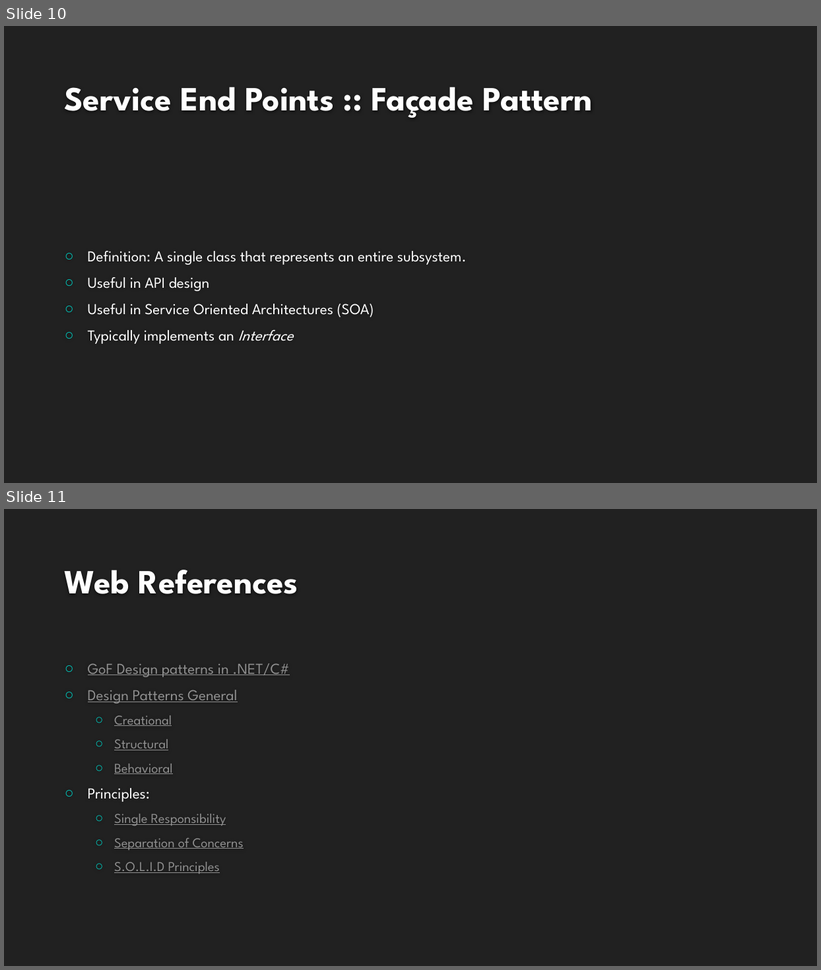
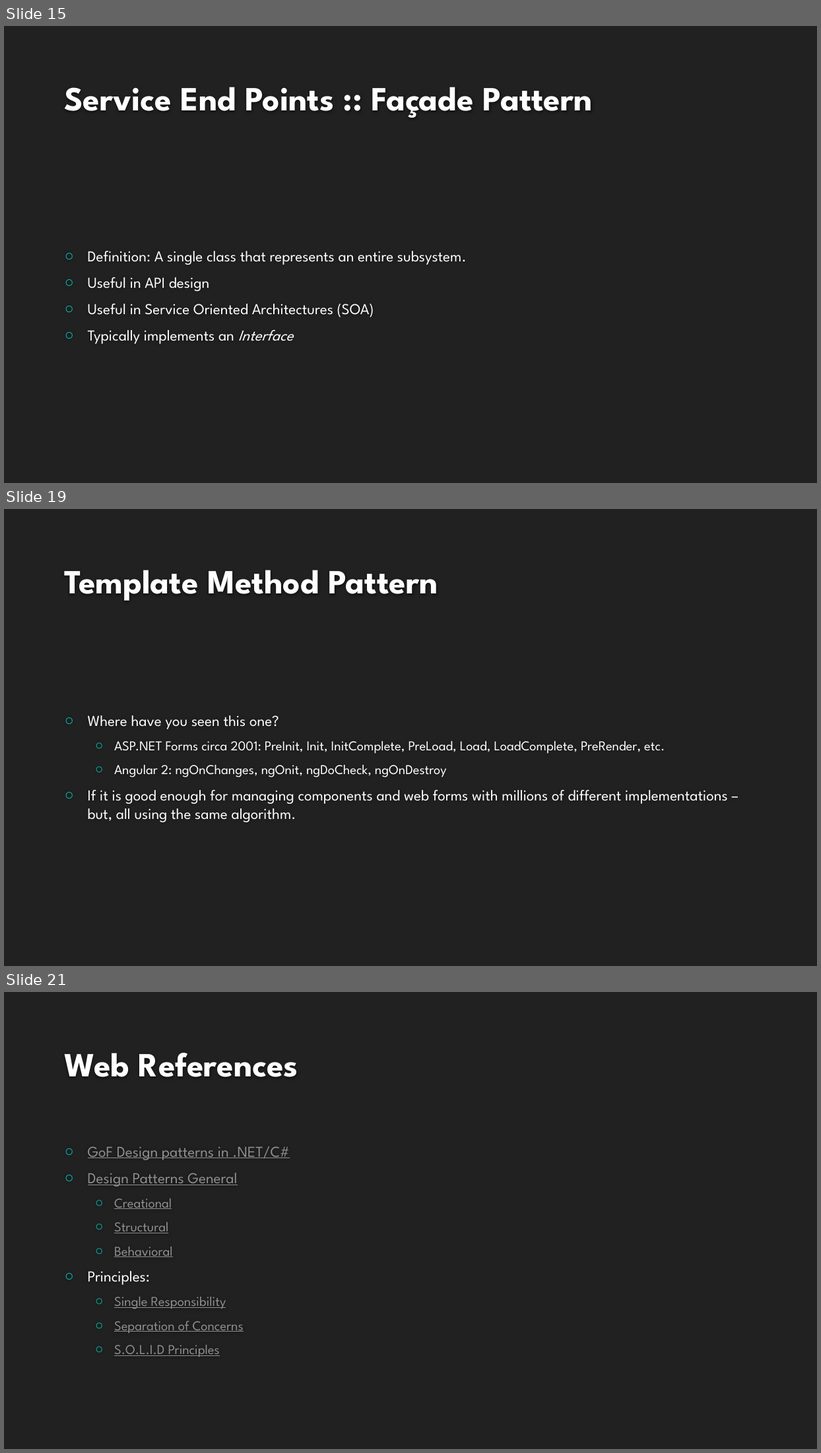
Before and after one commit to buildmotion/better-business-logic-with-typescript, a slide deck: Presentation/Better Business Logic with Typescript.pptx. Shown one above the other, each under a label of ours: slides 10 and 11 before the commit, slides 15, 19 and 21 after it; the slides between them are not shown. The pictures are 821x970 and 821x1453 pixels, drawn with LibreOffice and Linux fonts; fonts in the diff are those of the drawing; background and template pictures are left out. Boxes give left, top, right and bottom in pixels: in the first picture for what was removed or moved away, otherwise in the second. Text is boxed around its words. In the diff, an @@ line names an element or a change of style, - is before the commit and + after.

Commit message:
initial commit of the template-method pattern example;

```diff
--- a/Presentation/Better Business Logic with Typescript.pptx
+++ b/Presentation/Better Business Logic with Typescript.pptx
@@ slide 19 added at bbox=[4, 509, 817, 966], background #212121 @@
@@ title added at bbox=[64, 570, 438, 601], 40 pt, text #FEFEFE, bold @@
+Template Method Pattern
@@ text added at bbox=[88, 716, 728, 823], 18 pt, text #FFFFFF @@
+○ Where have you seen this one?
+  ○ ASP.NET Forms circa 2001: PreInit, Init, InitComplete, PreLoad, Load, LoadComplete, PreRender, etc.
+  ○ Angular 2: ngOnChanges, ngOnit, ngDoCheck, ngOnDestroy
+○ If it is good enough for managing components and web forms with millions of different implementations – but, all using the same algorithm.
@@ what was slide 10 is now slide 15 @@
@@ what was slide 11 is now slide 21 @@
```
Also in this commit, not shown: 9 other slides added, 38 other files.
